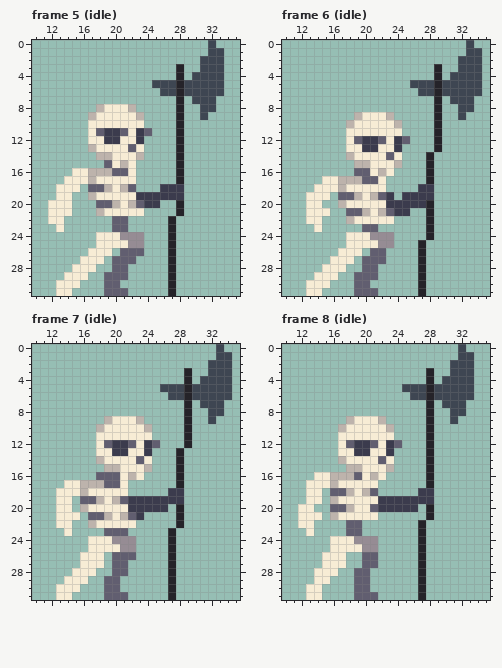
Two states of a pixel-art file, examples/2d_animation_player/assets/skeleton/Skeleton Idle.ase. The picture above is the old version.
36x32 pixels, 11 frames. Shown: frame 5 (idle): x 10..35, y 0..31; frame 6 (idle): x 10..35, y 0..31; frame 7 (idle): x 10..35, y 0..31; frame 8 (idle): x 10..35, y 0..31. The commit also changed other frames, which this record leaves out.
After the commit:
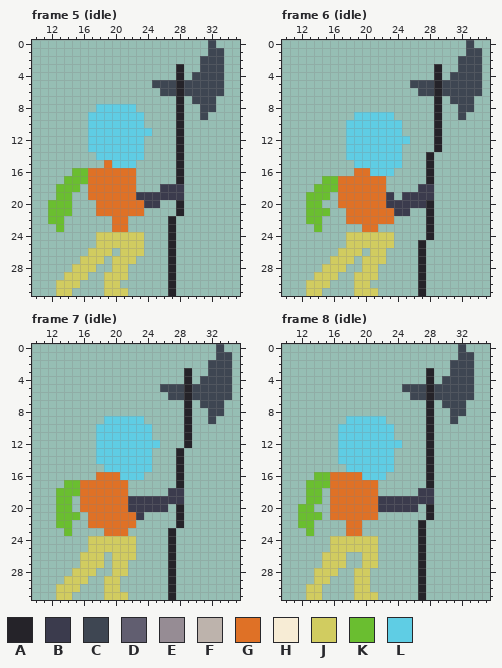
Palette (. is transparent): A #252329  B #3b3b4d  C #3e4652  D #615e70  E #968c94  F #bdb3ac  G #df7126  H #f7ecd5  J #d1cc60  K #6abe30  L #5fcde4
What changed:
--- frame 5 (idle)
@@ x 10..26 @@
  7 .................
- 8 ........FHHHF....
- 9 .......FHHHHHF...
-10 .......HHHHHHH...
-11 .......HDBBDHBD..
-12 .......HHBBHHB...
-13 .......FHHHHDH...
-14 ........FFHHHF...
-15 .........DHFH....
-16 .....HHFFFDDH....
-17 ....HHHFHHHHH....
-18 ...HHH.DDFHFD...B
-19 ...HH..FHHHHHBBBB
-20 ..HHH...DDFHFDBB.
-21 ..HHH...FHHHHH...
-22 ..HH......DD.....
-23 ...H......DD.....
-24 ........HHHEEE...
-25 ........HHHHEE...
-26 .......HHH.DDD...
-27 ......HHH.DDD....
-28 .....HHH..DD.....
-29 ....HHH..DDD.....
-30 ...HHH...DD......
-31 ...HH....DDD.....
+ 8 ........LLLLL....
+ 9 .......LLLLLLL...
+10 .......LLLLLLL...
+11 .......LLLLLLLL..
+12 .......LLLLLLL...
+13 .......LLLLLLL...
+14 ........LLLLLL...
+15 .........GLLL....
+16 .....KKGGGGGG....
+17 ....KKKGGGGGG....
+18 ...KKK.GGGGGG...B
+19 ...KK..GGGGGGBBBB
+20 ..KKK...GGGGGGBB.
+21 ..KKK...GGGGGG...
+22 ..KK......GG.....
+23 ...K......GG.....
+24 ........JJJJJJ...
+25 ........JJJJJJ...
+26 .......JJJ.JJJ...
+27 ......JJJ.JJJ....
+28 .....JJJ..JJ.....
+29 ....JJJ..JJJ.....
+30 ...JJJ...JJ......
+31 ...JJ....JJJ.....
--- frame 6 (idle)
@@ x 11..27 @@
  8 .................
- 9 ........FHHHF....
-10 .......FHHHHHF...
-11 .......HHHHHHH...
-12 .......HDBBDHBD..
-13 .......HHBBHHB...
-14 .......FHHHHDH...
-15 ........FFHHHF...
-16 ........DDHFH....
-17 ....HHFFFDDH.....
-18 ...HHHFHHHHH....B
-19 ..HHH.DDFHFDB.BBB
-20 ..HH..FHHHHHBBBBB
-21 ..HHH..DDFHFDBB..
-22 ..HH...FHHHHH....
-23 ...H.....DD......
-24 .......HHHEEE....
-25 .......HHHHEE...A
-26 ......HHH.DD....A
-27 .....HHH.DDD....A
-28 ....HHH..DD.....A
-29 ...HHH..DDD.....A
-30 ..HHH...DD......A
-31 ..HH....DDD.....A
+ 9 ........LLLLL....
+10 .......LLLLLLL...
+11 .......LLLLLLL...
+12 .......LLLLLLLL..
+13 .......LLLLLLL...
+14 .......LLLLLLL...
+15 ........LLLLLL...
+16 ........GGLLL....
+17 ....KKGGGGGG.....
+18 ...KKKGGGGGG....B
+19 ..KKK.GGGGGGB.BBB
+20 ..KK..GGGGGGBBBBB
+21 ..KKK..GGGGGGBB..
+22 ..KK...GGGGGG....
+23 ...K.....GG......
+24 .......JJJJJJ....
+25 .......JJJJJJ...A
+26 ......JJJ.JJ....A
+27 .....JJJ.JJJ....A
+28 ....JJJ..JJ.....A
+29 ...JJJ..JJJ.....A
+30 ..JJJ...JJ......A
+31 ..JJ....JJJ.....A
--- frame 7 (idle)
@@ x 11..27 @@
  8 .................
- 9 ........FHHHF....
-10 .......FHHHHHF...
-11 .......HHHHHHH...
-12 .......HDBBDHBD..
-13 .......HHBBHHB...
-14 .......FHHHHDH...
-15 ........FFHHHF...
-16 .......DDDHFH....
-17 ...HHFFFDDH......
-18 ..HHHFHHHHH.....B
-19 ..HH.DDFHFDBBBBBB
-20 ..HH.FHHHHHBBBBB.
-21 ..HHH.DDFHFDB....
-22 ..HH..FHHHHH.....
-23 ...H....DDD.....A
-24 ......HHHEEE....A
-25 ......HHHHEE....A
-26 .....HHH.DDD....A
-27 .....HHH.DD.....A
-28 ....HHH..DD.....A
-29 ...HHH..DD......A
-30 ..HHH...DD......A
-31 ..HH....DDD.....A
+ 9 ........LLLLL....
+10 .......LLLLLLL...
+11 .......LLLLLLL...
+12 .......LLLLLLLL..
+13 .......LLLLLLL...
+14 .......LLLLLLL...
+15 ........LLLLLL...
+16 .......GGGLLL....
+17 ...KKGGGGGG......
+18 ..KKKGGGGGG.....B
+19 ..KK.GGGGGGBBBBBB
+20 ..KK.GGGGGGBBBBB.
+21 ..KKK.GGGGGGB....
+22 ..KK..GGGGGG.....
+23 ...K....GGG.....A
+24 ......JJJJJJ....A
+25 ......JJJJJJ....A
+26 .....JJJ.JJJ....A
+27 .....JJJ.JJ.....A
+28 ....JJJ..JJ.....A
+29 ...JJJ..JJ......A
+30 ..JJJ...JJ......A
+31 ..JJ....JJJ.....A
--- frame 8 (idle)
@@ x 10..26 @@
  8 .................
- 9 ........FHHHF....
-10 .......FHHHHHF...
-11 .......HHHHHHH...
-12 .......HDBBDHBD..
-13 .......HHBBHHB...
-14 .......FHHHHDH...
-15 ........FFHHHF...
-16 ....HHFFFDHFH....
-17 ...HHHFHHHHH.....
-18 ...HH.DDFHFD.....
-19 ...HH.FHHHHHBBBBB
-20 ..HH..DDFHHDBBBBB
-21 ..HHH.FHHHHH.....
-22 ..HH....DD.......
-23 ...H....DD.......
-24 ......HHHEEE.....
-25 ......HHHHEE.....
-26 .....HHH..DD.....
-27 .....HHH..DD.....
-28 ....HHH..DD......
-29 ....HH...DD......
-30 ...HH....DD......
-31 ...HH....DDD.....
+ 9 ........LLLLL....
+10 .......LLLLLLL...
+11 .......LLLLLLL...
+12 .......LLLLLLLL..
+13 .......LLLLLLL...
+14 .......LLLLLLL...
+15 ........LLLLLL...
+16 ....KKGGGGLLL....
+17 ...KKKGGGGGG.....
+18 ...KK.GGGGGG.....
+19 ...KK.GGGGGGBBBBB
+20 ..KK..GGGGGGBBBBB
+21 ..KKK.GGGGGG.....
+22 ..KK....GG.......
+23 ...K....GG.......
+24 ......JJJJJJ.....
+25 ......JJJJJJ.....
+26 .....JJJ..JJ.....
+27 .....JJJ..JJ.....
+28 ....JJJ..JJ......
+29 ....JJ...JJ......
+30 ...JJ....JJ......
+31 ...JJ....JJJ.....
Changed places in both pictures, as pixel boxes (x1, y1, x2, y2):
changed: (48, 104, 152, 296)
changed: (306, 112, 410, 296)
changed: (56, 416, 160, 600)
changed: (298, 416, 402, 600)
